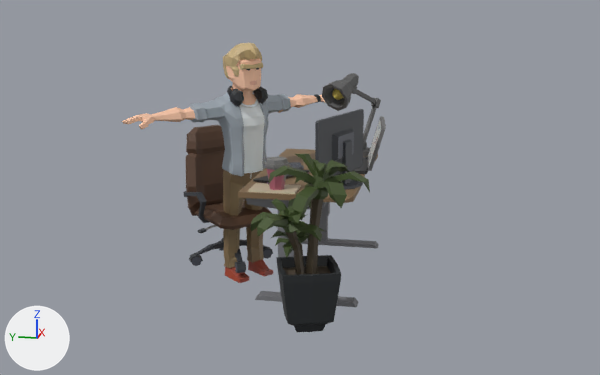
The glTF model static/models/Chel/chel.glb, before and after one commit.
One viewpoint serves both versions: a 50 mm lens placed at (-6.22, -1.39, 2.22), pointed at (-0.23, -0.19, 0.73). Every picture has the same lights, and +X, +Y and +Z are marked at lower left. Where no turn or scale is listed for an object, it has been applied to the vertices.

The older version as bpy lines, for what is in view:
```python
me_mesh_016 = bpy.data.meshes.new('Mesh.016')
me_mesh_016.from_pydata(...)  # 68 vertices, 128 faces; spans x -0.305..0.321, y -0.147..0.148, z 0.0..0.504
# faces by material slot: [122, 6]
me_mesh_016.materials.append(mat_lambert1_002)  # picture img_texture
me_mesh_016.materials.append(mat_officeshd15)  # picture img_texture
me_mesh_018 = bpy.data.meshes.new('Mesh.018')
me_mesh_018.from_pydata(...)  # 423 vertices, 632 faces; spans x -0.322..0.298, y -0.399..0.349, z 0.0..1.158
me_mesh_018.materials.append(mat_lambert1_004)  # picture img_texture
me_mesh_022 = bpy.data.meshes.new('Mesh.022')
me_mesh_022.from_pydata(...)  # 415 vertices, 776 faces; spans x -0.36..0.378, y -0.36..0.383, z 0.0..1.078
me_mesh_022.materials.append(mat_lambert1_008)  # picture img_texture
ob_chair = bpy.data.objects.new('Chair', me_mesh_022)
ob_chair.location = (0.08, 0.451, 0.0)
ob_monitor = bpy.data.objects.new('Monitor', me_mesh_016)
ob_monitor.location = (-0.436, -0.549, 0.815)
ob_plant = bpy.data.objects.new('Plant', me_mesh_018)
ob_plant.location = (-1.11, -0.422, 0.0)
# also in view: 'Desk' at (0.01, -0.29, 0.41); 'SM_Chr_Developer_Male_01.001' at (0.0, 0.31, 0.86); 'Cup' at (-0.68, -0.12, 0.93); 'SM_Prop_DeskLamp_05_Lamp_01' at (0.43, -0.39, 1.37)
```
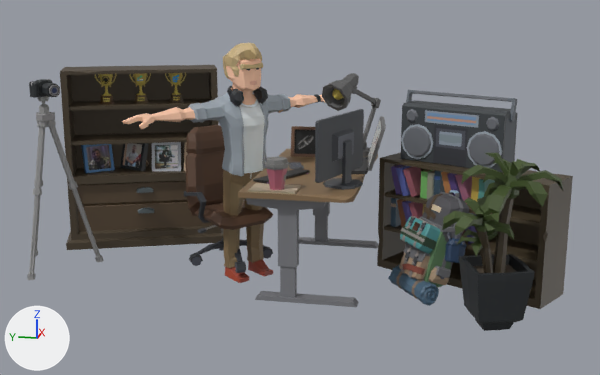
The change, as a diff of the scene's bpy script:
```diff
--- a/static/models/Chel/chel.glb.py
+++ b/static/models/Chel/chel.glb.py
@@ ob_plant @@
 ob_plant = bpy.data.objects.new('Plant', me_mesh_018)
-ob_plant.location = (-1.11, -0.422, 0.0)
+ob_plant.location = (-0.841, -1.627, 0.0)
@@ ob_shelf @@
+ob_shelf = bpy.data.objects.new('Shelf', me_mesh_001)  # 1053 vertices, 1964 faces; spans x -0.45..0.45, y -0.72..0.72, z 0.0..1.52; in mat_lambert1_001 (picture img_texture), mat_lambert1_005 (picture img_texture), mat_lambert1_009 (picture img_texture), mat_lambert1_010 (picture img_texture), mat_lambert1_011 (picture img_texture), mat_lambert1_013 (picture img_texture), mat_lambert1_014 (picture img_texture), mat_lambert1_015 (picture img_texture)
+ob_shelf.location = (0.52, 1.346, 0.0)
@@ ob_camera @@
+ob_camera = bpy.data.objects.new('Camera', me_mesh_002)  # 538 vertices, 984 faces; spans x -0.382..0.224, y -0.343..0.32, z -0.001..1.498; in mat_officeshd_004 (picture img_texture)
+ob_camera.location = (-0.301, 1.818, 0.0)
@@ ob_backpack @@
+ob_backpack = bpy.data.objects.new('Backpack', me_mesh_006)  # 1458 vertices, 2662 faces; spans x -0.427..0.153, y -0.087..0.495, z -0.399..0.375; in mat_lambert274 (picture img_texture)
+ob_backpack.location = (-0.107, -1.367, 0.358)
@@ ob_sm_prop_photo_04_004 @@
+ob_sm_prop_photo_04_004 = bpy.data.objects.new('SM_Prop_Photo_04.004', me_mesh_019)  # 26 vertices, 44 faces; spans x -0.114..0.106, y -0.132..0.125, z -0.006..0.251; in mat_lambert1_012 (picture img_texture)
+ob_sm_prop_photo_04_004.location = (0.599, -0.088, 0.807)
@@ ob_books2 @@
+ob_books2 = bpy.data.objects.new('Books2', me_mesh_025)  # 140 vertices, 236 faces; spans x -0.272..0.269, y -0.373..0.375, z -0.002..0.233; in mat_gang1_polygongangs192_001 (picture img_texture)
+ob_books2.location = (0.083, -1.222, 0.344)
@@ ob_books1 @@
+ob_books1 = bpy.data.objects.new('Books1', me_mesh_024)  # 136 vertices, 228 faces; spans x -0.25..0.245, y -0.397..0.396, z -0.004..0.239; in mat_gang1_polygongangs192 (picture img_texture)
+ob_books1.location = (0.081, -1.233, 0.619)
@@ ob_shelf2 @@
+ob_shelf2 = bpy.data.objects.new('Shelf2', me_mesh_023)  # 56 vertices, 88 faces; spans x -0.513..0.513, y -0.705..0.705, z 0.0..0.893; in mat_lambert1 (picture img_texture)
+ob_shelf2.location = (0.0, -1.454, 0.0)
@@ ob_audioplayer @@
+ob_audioplayer = bpy.data.objects.new('Audioplayer', me_mesh_004)  # 245 vertices, 442 faces; spans x -0.321..0.246, y -0.537..0.316, z -0.23..0.292; in mat_shop_mat_001 (picture img_texture)
+ob_audioplayer.location = (0.138, -1.229, 1.127)
```

What differs and where, as boxes (x1, y1, x2, y2) in the pictures (600 x 375 px):
'Shelf', added
    after: (60, 65, 224, 250)
'Plant', moved
    before: (251, 154, 370, 332)
    after: (442, 153, 563, 331)
'Shelf2', added
    after: (377, 152, 573, 309)
'Audioplayer', added
    after: (401, 90, 518, 172)
'Backpack', added
    after: (388, 190, 470, 306)
'Camera', added
    after: (27, 79, 104, 280)
'Books1', added
    after: (391, 164, 495, 204)
'Books2', added
    after: (391, 198, 477, 244)
'SM_Prop_Photo_04.004', added
    after: (291, 126, 315, 157)
